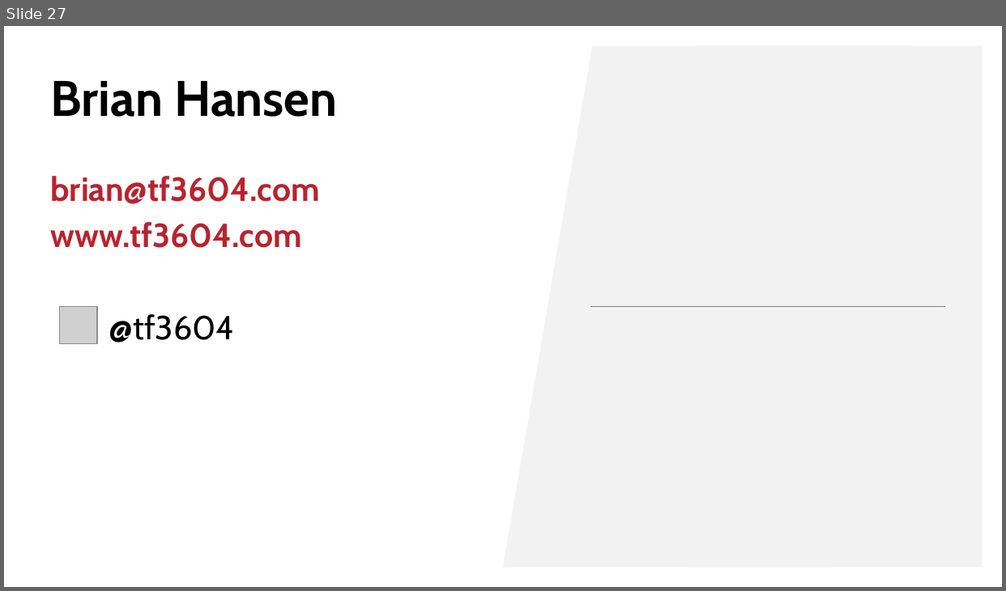
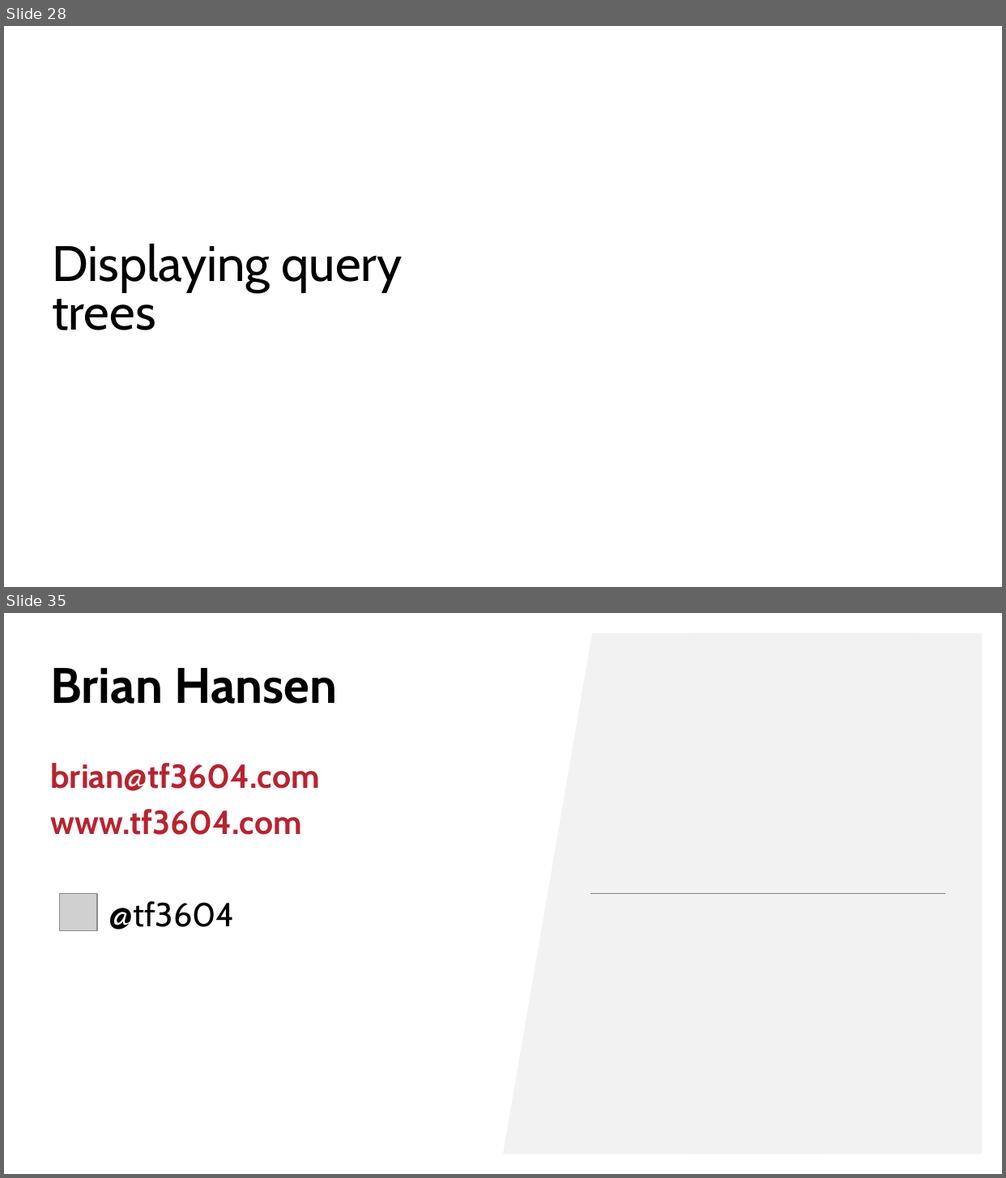
Before and after one commit to tf3604/OptimizerPresentation, a slide deck: Hansen - Get Your Optimizer to Give up All Its Secrets.pptx. Shown one above the other, each under a label of ours: slide 27 before the commit, slides 28 and 35 after it; the slides between them are not shown. The pictures are 1006x591 and 1006x1178 pixels, drawn with LibreOffice and Linux fonts; fonts in the diff are those of the drawing; grey boxes stand for pictures; background and template pictures are left out. Boxes give left, top, right and bottom in pixels: in the first picture for what was removed or moved away, otherwise in the second. Text is boxed around its words. In the diff, an @@ line names an element or a change of style, - is before the commit and + after.

```diff
--- a/Hansen - Get Your Optimizer to Give up All Its Secrets.pptx
+++ b/Hansen - Get Your Optimizer to Give up All Its Secrets.pptx
@@ slide 28 added at [4,26,1002,587], background picture (left out) @@
@@ title added at [52,243,402,331], 36 pt, text #000000 @@
+Displaying query trees
@@ what was slide 27 is now slide 35 @@
```
Also in this commit, not shown: 7 other slides added.
